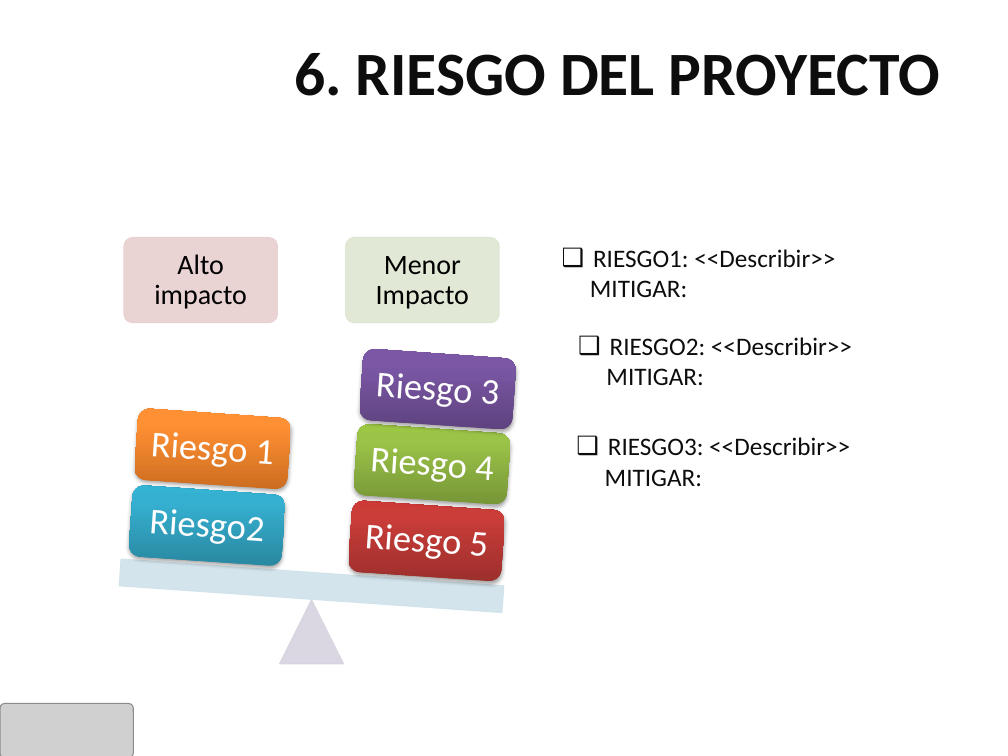
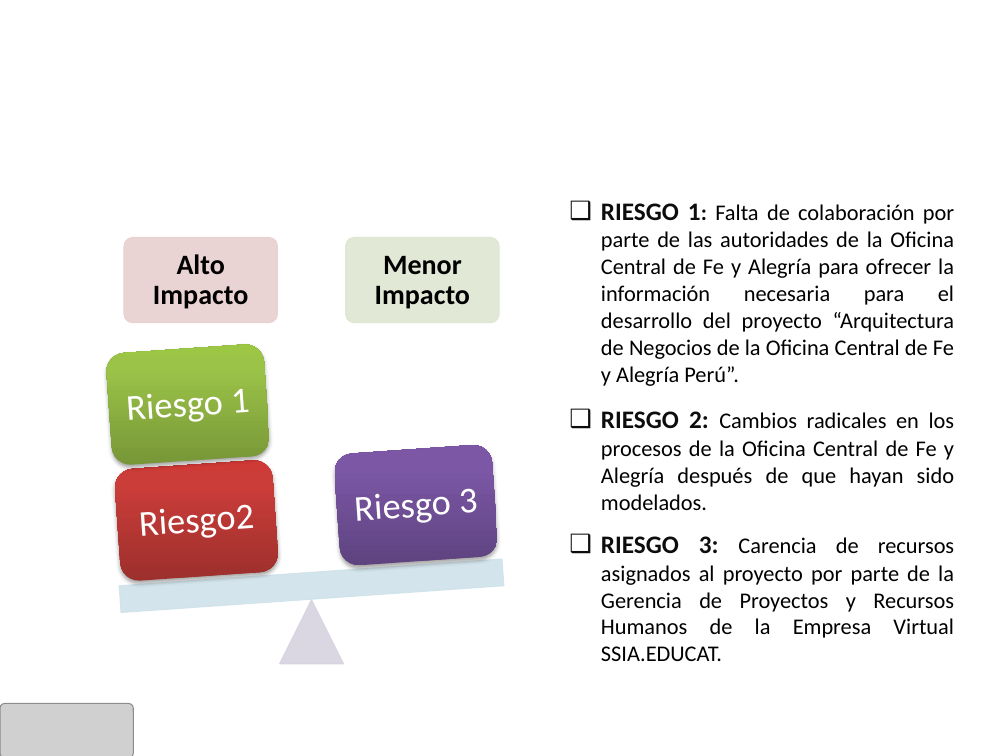
Before and after one commit to cms/proyecto-fya, a slide deck: slide 9 of Presentación Sem 7 - 2011.2/Presentación Final v1.0.pptx (slide 8 before the commit). Drawn at 1008x756 pixels with LibreOffice and Linux fonts; fonts in the diff are those of the drawing; grey boxes stand for pictures; background and template pictures are left out. Boxes give left, top, right and bottom in pixels: in the first picture for what was removed or moved away, otherwise in the second. Text is boxed around its words. In the diff, an @@ line names an element or a change of style, - is before the commit and + after.

```diff
--- a/Presentación Sem 7 - 2011.2/Presentación Final v1.0.pptx
+++ b/Presentación Sem 7 - 2011.2/Presentación Final v1.0.pptx
@@ text at bbox=[294, 53, 940, 96]: text changed; text colour #0D0D0D to #FFFFFF @@
-6. RIESGO DEL PROYECTO
+6. RIESGOS DEL PROYECTO
@@ text at bbox=[601, 203, 954, 386]: text changed; size 18 to 16 pt; text colour #0D0D0D to #000000 @@
-❑ RIESGO1: <<Describir>>
-MITIGAR:
+❑ RIESGO 1: Falta de colaboración por parte de las autoridades de la Oficina Central de Fe y Alegría para ofrecer la información necesaria para el desarrollo del proyecto “Arquitectura de Negocios de la Oficina Central de Fe y Alegría Perú”.
@@ text at bbox=[153, 254, 248, 309]: text changed; bold on @@
-Alto impacto
+Alto Impacto
@@ text "Menor Impacto" at bbox=[375, 255, 470, 309]: bold on @@
@@ rounded rectangle at bbox=[105, 343, 271, 466]: fill gradient #CC6E20 to #FF9034 to #FF9136 to gradient #779737 to #9BC348 to #9DC746; rotation 4 to 356 degrees @@
@@ text "Riesgo 1": place and size @@
-text "Riesgo 1" at bbox=[150, 432, 273, 467]
+text "Riesgo 1" at bbox=[127, 389, 250, 422]
@@ text at bbox=[601, 411, 955, 510]: text changed; size 18 to 16 pt; text colour #0D0D0D to #000000 @@
-❑ RIESGO2: <<Describir>>
-MITIGAR:
+❑ RIESGO 2: Cambios radicales en los procesos de la Oficina Central de Fe y Alegría después de que hayan sido modelados.
@@ rotation 4 to 356 degrees in 5 elements at bbox=[140, 504, 255, 538], bbox=[127, 389, 250, 422], bbox=[119, 559, 504, 613], bbox=[355, 488, 478, 523], bbox=[333, 444, 499, 567] @@
@@ group removed at bbox=[347, 423, 511, 582]: 2 rounded rectangles, 2 texts @@
-Riesgo 5
-Riesgo 4
@@ text removed at bbox=[605, 437, 850, 486] @@
-❑ RIESGO3: <<Describir>>
-MITIGAR:
@@ rounded rectangle at bbox=[114, 459, 280, 582]: fill gradient #2A88A2 to #37B1D2 to #34B4D6 to gradient #9C2F2D to #CB3E3A to #CE3B37; rotation 4 to 356 degrees @@
@@ text "Riesgo2": place and size @@
-text "Riesgo2" at bbox=[149, 509, 264, 544]
+text "Riesgo2" at bbox=[140, 504, 255, 538]
@@ text "Riesgo 3": place and size @@
-text "Riesgo 3" at bbox=[375, 373, 498, 407]
+text "Riesgo 3" at bbox=[355, 488, 478, 523]
@@ text added at bbox=[601, 536, 954, 661], 16 pt, text #000000 @@
+❑ RIESGO 3: Carencia de recursos asignados al proyecto por parte de la Gerencia de Proyectos y Recursos Humanos de la Empresa Virtual SSIA.EDUCAT.
```
Also in this commit, not shown: 6 other slides changed, 13 slides added, 4 slides removed, 1 other file.
